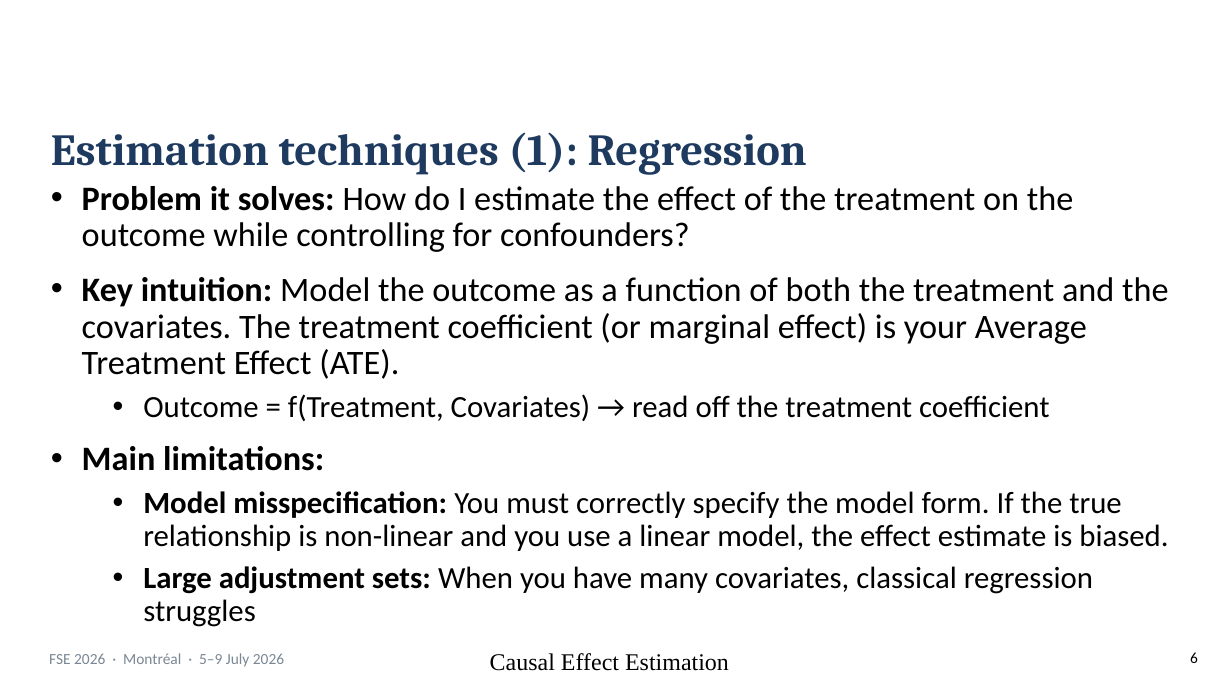
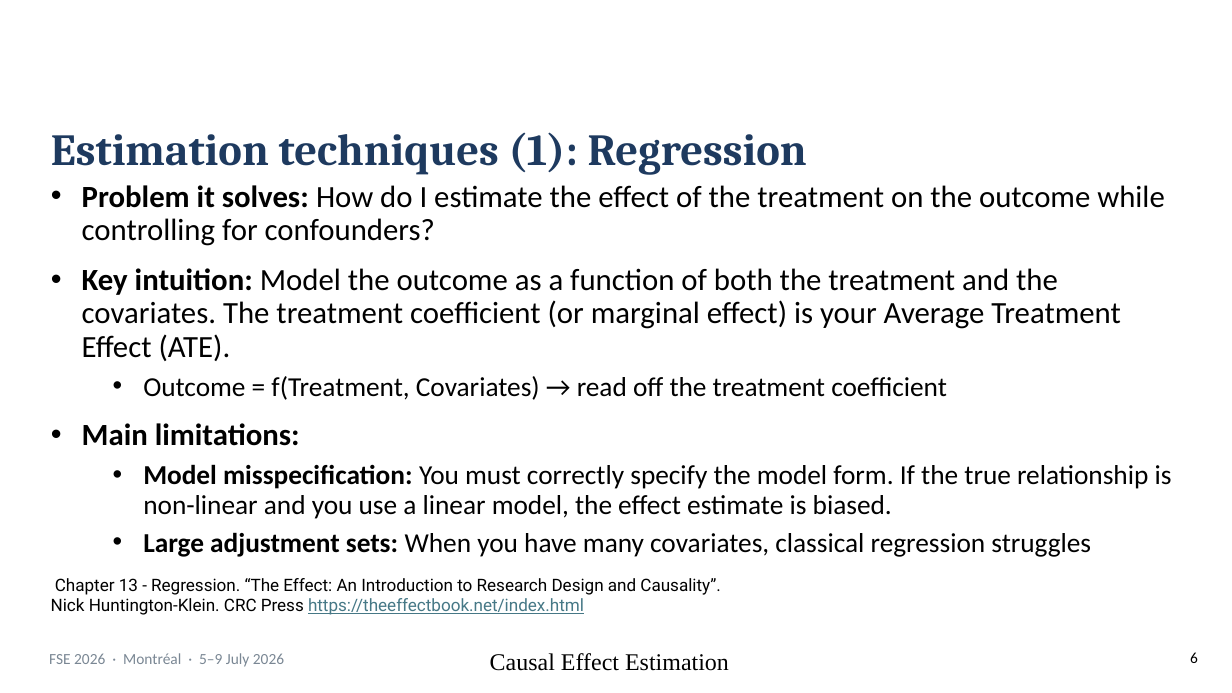
Before and after one commit to martinheyn/CI4SE_Tutorial, a slide deck: slide 6 of slides/Part 5 Causal Effect Estimation.pptx. Drawn at 1232x693 pixels with LibreOffice and Linux fonts; fonts in the diff are those of the drawing; background and template pictures are left out. Boxes give left, top, right and bottom in pixels: in the first picture for what was removed or moved away, otherwise in the second. Text is boxed around its words. In the diff, an @@ line names an element or a change of style, - is before the commit and + after.

```diff
--- a/slides/Part 5 Causal Effect Estimation.pptx
+++ b/slides/Part 5 Causal Effect Estimation.pptx
@@ text "Problem it solves: How do ..." at [82, 185, 1172, 557]: size 20 to 18 pt in "Problem it solves: How do I estimate ...", "Key intuition: Model the outcome as a ...", "Main limitations:"; size 18 to 16 pt in "Outcome = f(Treatment, Covariates) → read off ...", "Model misspecification: You must correctly specify the ...", "Large adjustment sets: When you have many ..." @@
@@ text added at [51, 578, 721, 615], 10 pt, text #000000 @@
+Chapter 13 - Regression. “The Effect: An Introduction to Research Design and Causality”.
+Nick Huntington-Klein. CRC Press https://theeffectbook.net/index.html
```
Also in this commit, not shown: 5 other slides changed.
